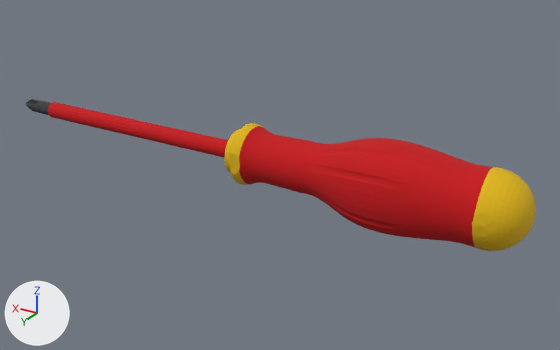
Two versions of the COLLADA model mobipick_gazebo/meshes/screwdriver.dae, one commit apart.
Rendered twice from a 50 mm camera at (-0.1705, 0.248, 0.1179) aimed at (-0.018, -0.0062, -0.0092). The lights are fixed; the arrows at lower left show +X, +Y and +Z. Vertices at the same position are counted once.

Script lines for the objects in view, before the commit:
```python
me_shape0 = bpy.data.meshes.new('shape0')
me_shape0.from_pydata(...)  # 4456 vertices, 8900 faces; spans x -0.123..0.123, y -0.017..0.017, z -0.017..0.017
me_shape0.materials.append(mat_material0)  # picture img_screwdriver_texture_png
ob_node = bpy.data.objects.new('node', me_shape0)
ob_node.location = (0.0, 0.0, 0.0)
```
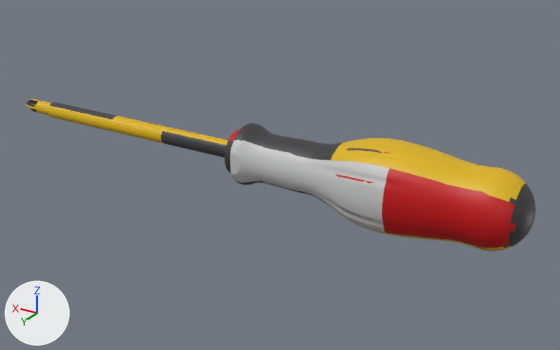
Where the newer file only moved an object's origin or applied its transform, the numbers keep the older frame.

The change in detail:
Material 'material_1' (mat_material_1) is new.
Its texture is img_screwdriver_texture_png.
Material 'material_2' (mat_material_2) is new.
Its texture is img_screwdriver_texture_png.
Material 'material_0' (mat_material_0) is new.
Its texture is img_screwdriver_texture_png.
me_shape0 is used by ob_node; location (0.0, 0.0, 0.0).
me_shape0 had 4456 vertices, 8900 faces and spanned x -0.123..0.123, y -0.017..0.017, z -0.017..0.017.
me_shape0 no longer uses material mat_material0 (picture img_screwdriver_texture_png).
me_shape0 now has 4452 vertices, 8892 faces and spans x -0.123..0.123, y -0.017..0.017, z -0.017..0.017.
me_shape0 part 1: 21 vertices moved from x -0.095..-0.013, y -0.011..0.011, z -0.011..0.014 to x -0.095..-0.014, y -0.011..0.011, z -0.011..0.014; 7 vertices removed from x -0.04..-0.006, y -0.01..0.008, z -0.006..0.013; 3 vertices added at x -0.039..-0.006, y -0.008..0.008, z -0.006..0.012.
me_shape0 part 2: 8629 kept faces spanning x -0.123..0.123, y -0.017..0.017, z -0.017..0.017 get new texture (UV) coordinates.
me_shape0 now uses material mat_material_0 (picture img_screwdriver_texture_png).
me_shape0 now uses material mat_material_1 (picture img_screwdriver_texture_png).
me_shape0 now uses material mat_material_2 (picture img_screwdriver_texture_png).

Changed parts and their boxes (x1, y1, x2, y2) in the pictures (560 x 350 px; the box of a moved part takes in the faces that stretch with it):
part 1 of me_shape0, moved or reshaped
    before: (242, 124, 455, 190)
    after: (242, 152, 455, 190)
part 2 of me_shape0, surface changed
    both: (26, 99, 536, 251)
